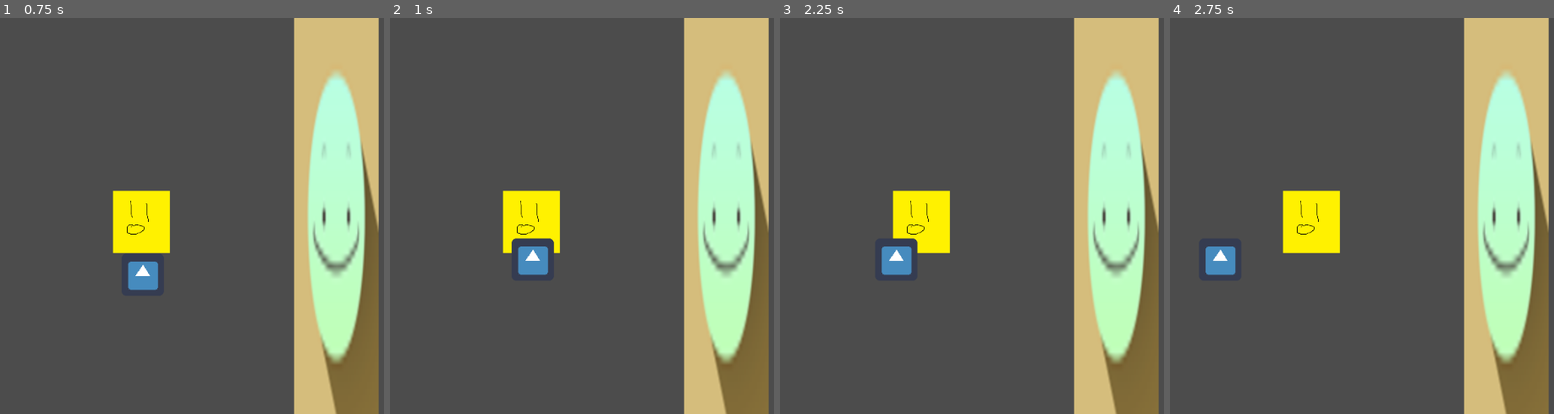
Above: before the commit, frames 1-4 (left to right).
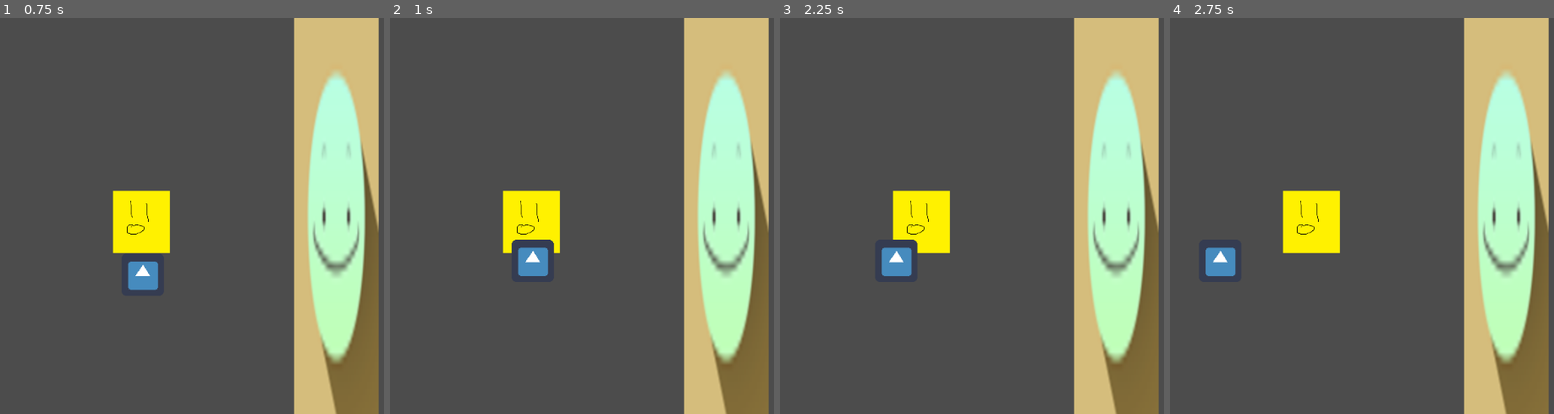
Above: after the commit, the same moments.

Repository: Lucianono/DinerWithMonster
Game: Godot game, scene res://on-site.tscn
Two runs of this game, one before a commit and one after it. Both use one fixed random seed, a clock stepped at 60 frames per second and the inputs below. The engine's default icon, where the game draws it, is replaced by a stand-in: a white triangle on a blue panel in a dark square.
Inputs:
- Up to frame 1 (0.75 s): tap Enter at 0.5 s; hold Up (ui_up) from 0.53 s (still down)
- Up to frame 2 (1 s): keep holding Up (ui_up)
- Up to frame 3 (2.25 s): tap Space at 1.25 s; tap Enter at 2 s; release Up (ui_up) at 2.03 s; hold Left (ui_left) from 2.03 s (still down)
- Up to frame 4 (2.75 s): keep holding Left (ui_left)

Frame 1 is identical in both runs. In frame 2, 0.2% of the frame differs, in the area x 31-43%, y 55-66%; in frame 3, 0.1%; in frame 4, 0.1%.

Commit message:
seym lang sa nauna

Diff:
--- a/egg-coop.gd
+++ b/egg-coop.gd
@@ -6,4 +6,5 @@
 
 
 func _on_Area2D_area_entered(area):
-	print("entered")
+	if(area.get_name() == "caldo-area"):
+		print(area.get_name())
--- a/egg-coop.tscn
+++ b/egg-coop.tscn
@@ -4,7 +4,7 @@
 [ext_resource path="res://egg-coop.gd" type="Script" id=2]
 
 [sub_resource type="RectangleShape2D" id=2]
-extents = Vector2( 40, 46 )
+extents = Vector2( 39, 43 )
 
 [sub_resource type="RectangleShape2D" id=1]
 extents = Vector2( 43, 37 )
--- a/main-sprite.tscn
+++ b/main-sprite.tscn
@@ -4,10 +4,10 @@
 [ext_resource path="res://main-sprite.gd" type="Script" id=2]
 
 [sub_resource type="RectangleShape2D" id=2]
-extents = Vector2( 30, 30 )
+extents = Vector2( 32, 32 )
 
 [sub_resource type="RectangleShape2D" id=1]
-extents = Vector2( 31, 32 )
+extents = Vector2( 30, 29 )
 
 [node name="Caldo-player" type="KinematicBody2D"]
 script = ExtResource( 2 )
@@ -15,15 +15,15 @@
 [node name="CollisionShape2D" type="CollisionShape2D" parent="."]
 shape = SubResource( 2 )
 
-[node name="Area2D" type="Area2D" parent="."]
+[node name="caldo-area" type="Area2D" parent="."]
 
-[node name="Sprite" type="Sprite" parent="Area2D"]
+[node name="Sprite" type="Sprite" parent="caldo-area"]
 texture = ExtResource( 1 )
 
-[node name="CollisionShape2D" type="CollisionShape2D" parent="Area2D"]
+[node name="CollisionShape2D" type="CollisionShape2D" parent="caldo-area"]
 shape = SubResource( 1 )
 
-[node name="RayCast2D" type="RayCast2D" parent="Area2D"]
+[node name="RayCast2D" type="RayCast2D" parent="caldo-area"]
 enabled = true
 cast_to = Vector2( 30, 0 )
 collide_with_areas = true
